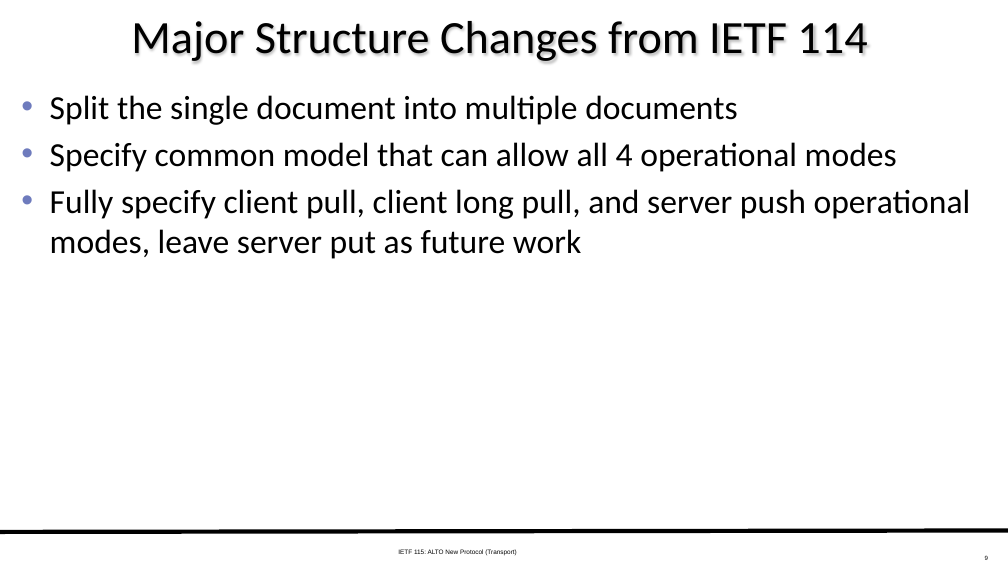
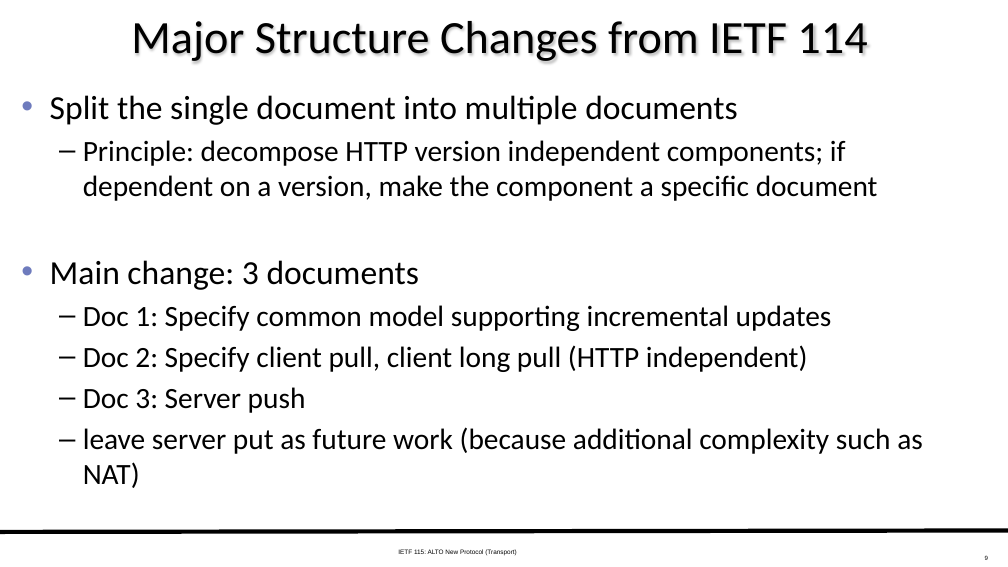
Before and after one commit to ietf-wg-alto/wg-materials, a slide deck: slide 9 of meetings-ietf/ietf-115/slides-115-alto-transport-11-11-working-11-05.pptx. Drawn at 1008x567 pixels with LibreOffice and Linux fonts; fonts in the diff are those of the drawing. Boxes give left, top, right and bottom in pixels: in the first picture for what was removed or moved away, otherwise in the second. Text is boxed around its words. In the diff, an @@ line names an element or a change of style, - is before the commit and + after.

```diff
--- a/meetings-ietf/ietf-115/slides-115-alto-transport-11-11-working-11-05.pptx
+++ b/meetings-ietf/ietf-115/slides-115-alto-transport-11-11-working-11-05.pptx
@@ text at bbox=[50, 140, 923, 488]: text changed; size 32 to 28 pt @@
-• Specify common model that can allow all 4 operational modes
-• Fully specify client pull, client long pull, and server push operational modes, leave server put as future work
+  – Principle: decompose HTTP version independent components; if dependent on a version, make the component a specific document
+• Main change: 3 documents
+  – Doc 1: Specify common model supporting incremental updates
+  – Doc 2: Specify client pull, client long pull (HTTP independent)
+  – Doc 3: Server push
+  – leave server put as future work (because additional complexity such as NAT)
```
Also in this commit, not shown: 8 other slides changed, 2 slides added, 9 other files.
